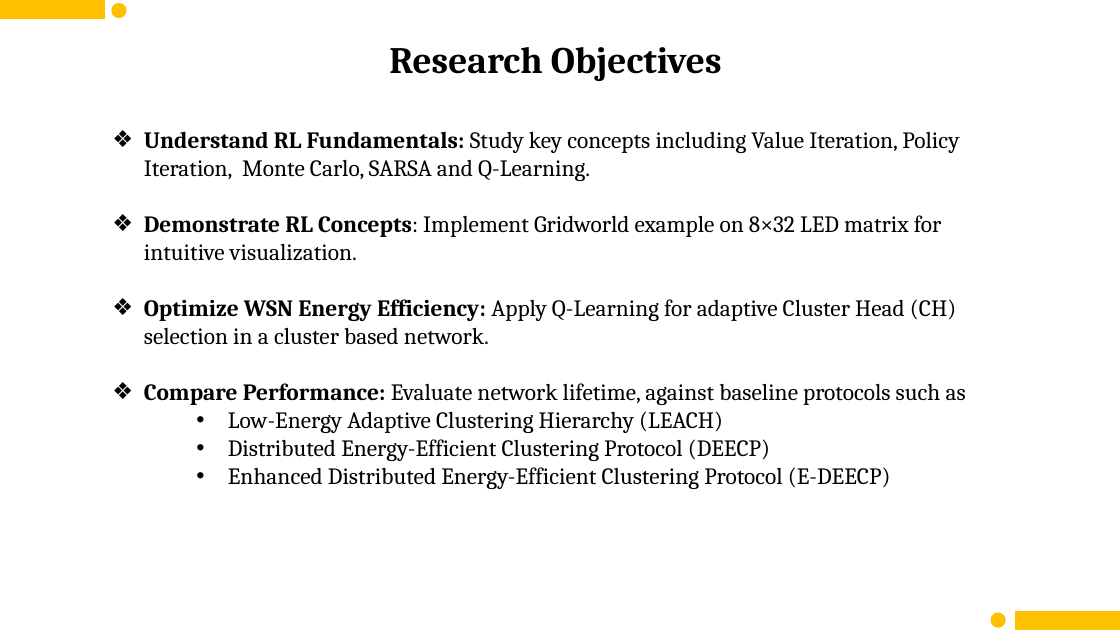
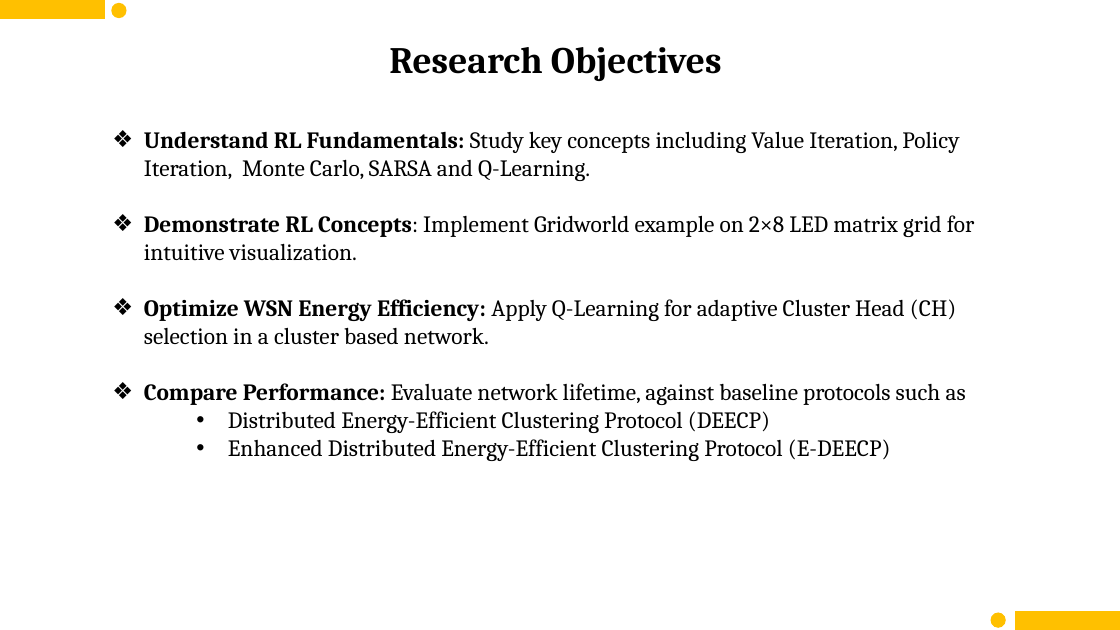
Before and after one commit to imshubhamcodex/ql--resources, a slide deck: slide 5 of mid_sem_RL.pptx. Drawn at 1120x630 pixels with LibreOffice and Linux fonts; fonts in the diff are those of the drawing. Boxes give left, top, right and bottom in pixels: in the first picture for what was removed or moved away, otherwise in the second. Text is boxed around its words. In the diff, an @@ line names an element or a change of style, - is before the commit and + after.

```diff
--- a/mid_sem_RL.pptx
+++ b/mid_sem_RL.pptx
@@ text at <box>144,215,975,261</box>: text changed @@
-❖ Demonstrate RL Concepts: Implement Gridworld example on 8×32 LED matrix for intuitive visualization.
+❖ Demonstrate RL Concepts: Implement Gridworld example on 2×8 LED matrix grid for intuitive visualization.
@@ text at <box>228,411,723,433</box>: paragraph removed @@
-    • Low-Energy Adaptive Clustering Hierarchy (LEACH)
```
Also in this commit, not shown: 7 other slides changed, 2 slides added.
